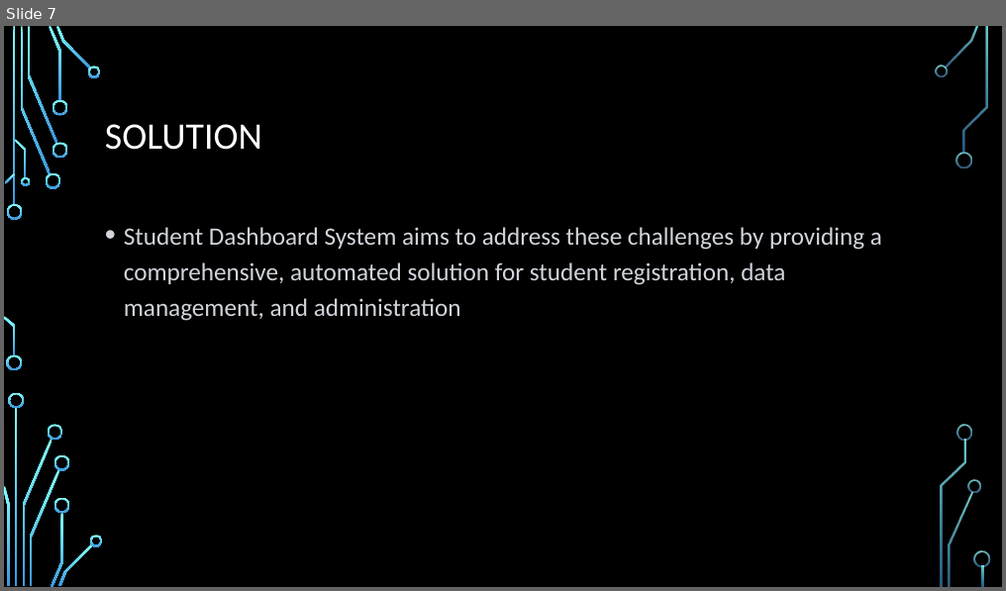
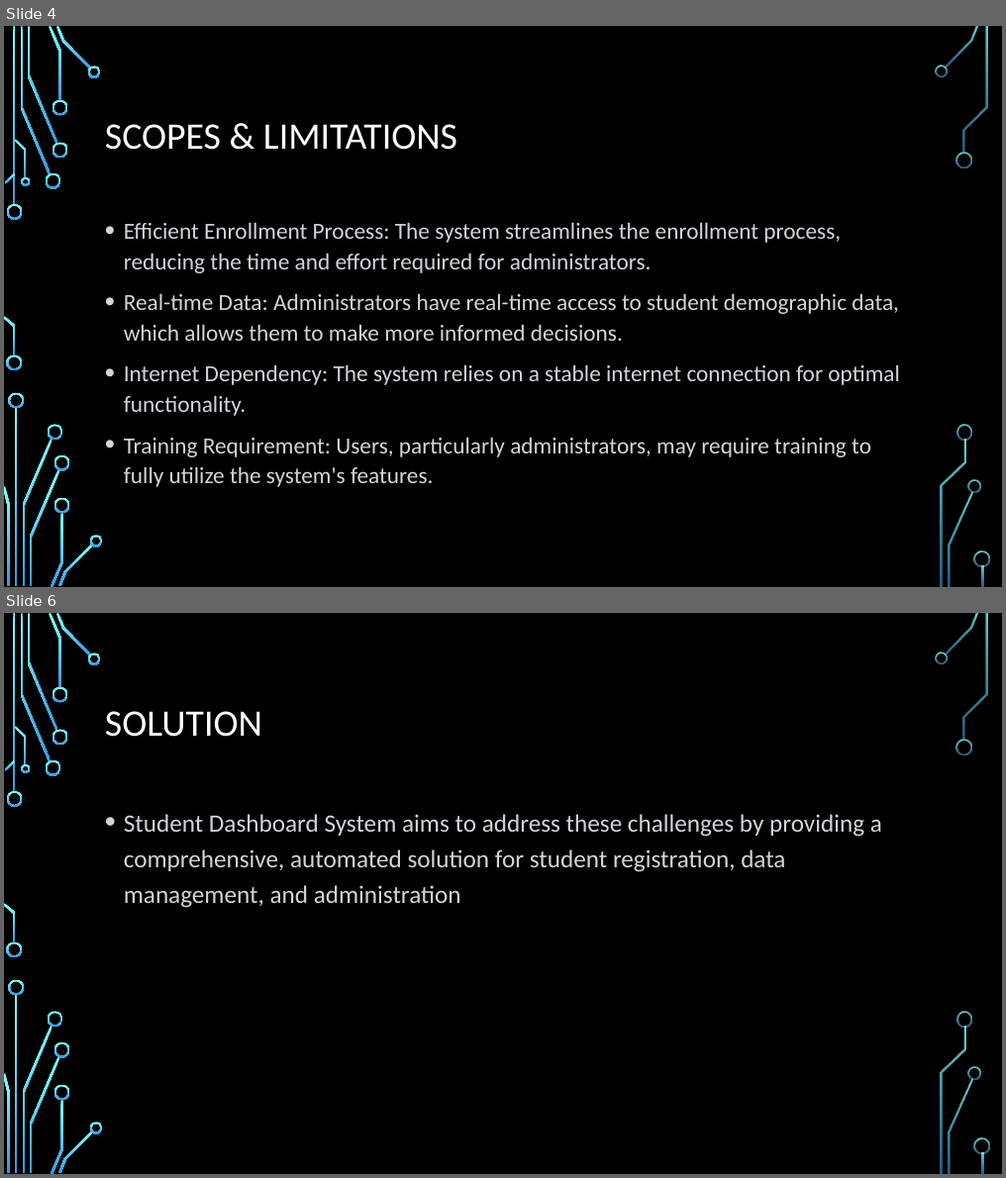
Before and after one commit to Elcavz/Major-Project-2-FrontEnd, a slide deck: PROJECT PROPOSAL.pptx. Shown one above the other, each under a label of ours: slide 7 before the commit, slides 4 and 6 after it; the slides between them are not shown. The pictures are 1006x591 and 1006x1178 pixels, drawn with LibreOffice and Linux fonts; fonts in the diff are those of the drawing; background and template pictures are left out. Boxes give left, top, right and bottom in pixels: in the first picture for what was removed or moved away, otherwise in the second. Text is boxed around its words. In the diff, an @@ line names an element or a change of style, - is before the commit and + after.

```diff
--- a/PROJECT PROPOSAL.pptx
+++ b/PROJECT PROPOSAL.pptx
@@ slide 4 added at box(4, 26, 1002, 587), background picture (left out); not listed: 36 template elements that a slide beside it also shows @@
@@ title added at box(105, 124, 457, 150), 36 pt, text #FFFFFF @@
+SCOPES & LIMITATIONS
@@ text added at box(124, 222, 900, 487), 22.2 pt, text #D1D5DB @@
+• Efficient Enrollment Process: The system streamlines the enrollment process, reducing the time and effort required for administrators.
+• Real-time Data: Administrators have real-time access to student demographic data, which allows them to make more informed decisions.
+• Internet Dependency: The system relies on a stable internet connection for optimal functionality.
+• Training Requirement: Users, particularly administrators, may require training to fully utilize the system's features.
@@ what was slide 7 is now slide 6 @@
```
Also in this commit, not shown: 4 slides changed, 1 other slide added, 4 slides removed, 11 other files.
